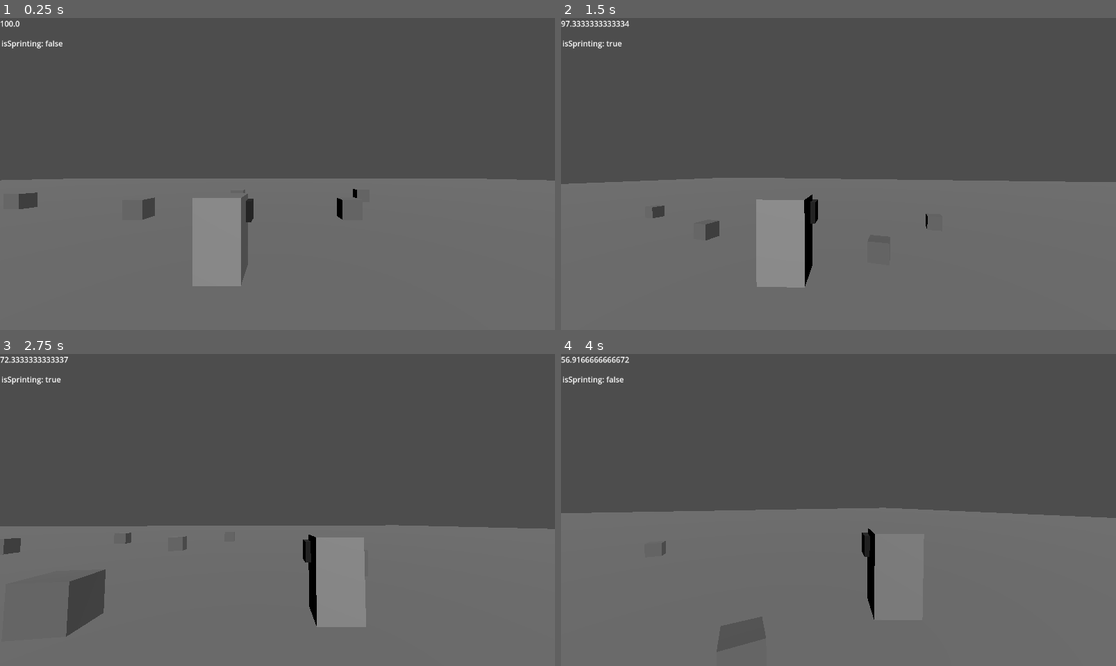
Above: before the commit, frames 1-4 (two rows, left to right).
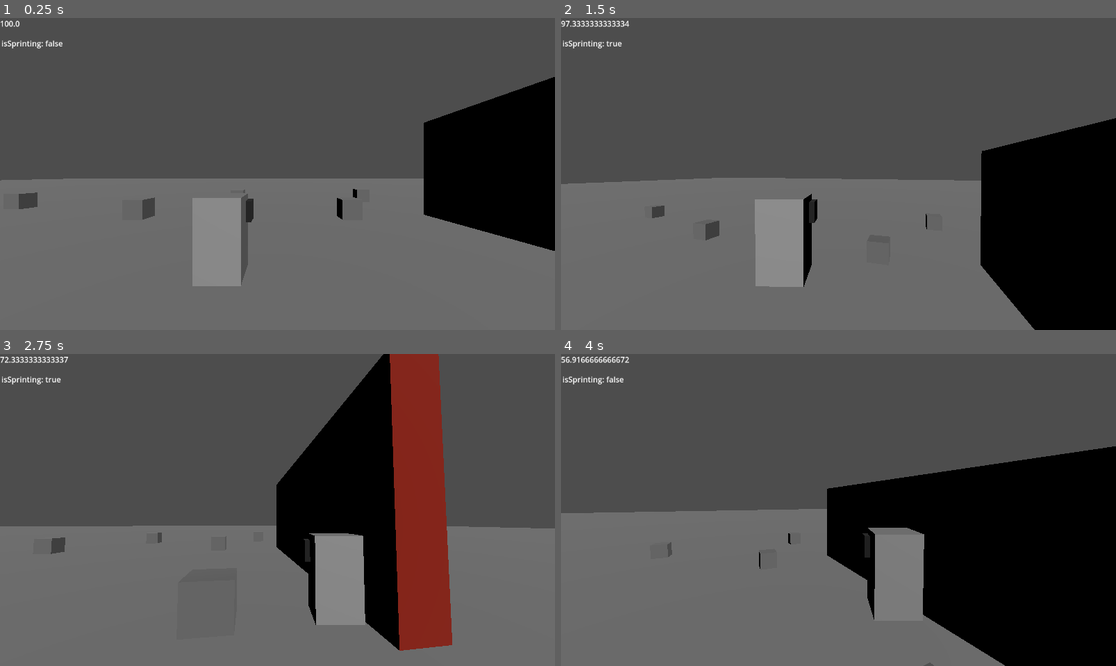
Above: after the commit, the same moments.

Repository: GustLSant/game-componentes
Game: Godot game, scene res://Main.tscn
Same seed, same stepped clock (60 frames per second), same inputs: the game is played once before the commit and once after it.
Inputs (mouse positions are in pixels of both pictures, inside the frame that each line leads up to):
- Up to frame 1 (0.25 s): no input
- Up to frame 2 (1.5 s): tap Enter at 0.5 s; move the mouse to (866, 174) at 0.52 s; hold D (MoveRight) 0.53-1.28 s; hold W (MoveFoward) 0.53-1.28 s; tap Space (Jump) at 0.77 s; move the mouse to (810, 174) at 1.27 s; hold S (MoveBackwards) from 1.28 s (still down); tap Shift (Sprint) at 1.35 s
- Up to frame 3 (2.75 s): tap Space (Jump) at 1.52 s; move the mouse to (288, 503) at 2.02 s; release S (MoveBackwards) at 2.03 s; hold D (MoveRight) from 2.03 s (still down); tap Alt (ToggleCameraSide) at 2.1 s
- Up to frame 4 (4 s): move the mouse to (832, 516) at 2.77 s; tap W (MoveFoward) at 2.85 s; tap Space (Jump) at 3.02, 3.77 s; move the mouse to (877, 513) at 3.52 s; release D (MoveRight) at 3.53 s; hold A (MoveLeft) from 3.53 s (still down); tap Shift (Sprint) at 3.6 s

The runs differ from the first frame. In frame 1, 10% of the frame differs, in the area x 76-100%, y 18-75%; in frame 2, 14%; in frame 3, 21%; in frame 4, 25%, in the area x 5-100%, y 29-100%.

Commit message:
test environment creation

Diff:
--- a/Components/ThirdPersonShooterPlayer/Camera.gd
+++ b/Components/ThirdPersonShooterPlayer/Camera.gd
@@ -23,7 +23,7 @@
 #region Head Bobbing
 const WALK_BOB_FREQUENCY:float = 0.007
 const RUN_BOB_FREQUENCY_MULTIPLIER:float = 3.0
-const MAX_BOB_AMPLITUDE:float = 0.05
+const MAX_BOB_AMPLITUDE:float = 0.035
 var currentBobAmplitude:float = 0.0
 #endregion
 
@@ -52,7 +52,7 @@
 func handleCameraCollision()->void:
 	if(raycast.is_colliding()):
 		var vecToCollPoint = raycast.get_collision_point() - raycast.global_position
-		camera.global_position = raycast.get_collision_point() - vecToCollPoint.normalized()*0.1
+		camera.global_position = raycast.get_collision_point() - vecToCollPoint.normalized()*0.2
 	else:
 		camera.global_position = raycast.global_position + raycast.global_transform.basis.z * raycast.target_position.z
 		pass
--- a/Main.tscn
+++ b/Main.tscn
@@ -13,6 +13,14 @@
 albedo_color = Color(0.412152, 0.412152, 0.412152, 1)
 
 [sub_resource type="BoxMesh" id="BoxMesh_r0du0"]
+
+[sub_resource type="BoxShape3D" id="BoxShape3D_uu6xs"]
+size = Vector3(1, 10.37, 13.65)
+
+[sub_resource type="StandardMaterial3D" id="StandardMaterial3D_r0du0"]
+albedo_color = Color(0.546849, 0.106131, 0, 1)
+
+[sub_resource type="BoxMesh" id="BoxMesh_cm0pq"]
 
 [node name="Main" type="Node3D"]
 script = ExtResource("1_2yxtq")
@@ -103,3 +111,16 @@
 transform = Transform3D(1, 0, 0, 0, 1, 0, 0, 0, 1, -10.6867, 0.5, -0.556103)
 material_override = SubResource("StandardMaterial3D_uu6xs")
 mesh = SubResource("BoxMesh_r0du0")
+
+[node name="StaticBody3D" type="StaticBody3D" parent="."]
+transform = Transform3D(1, 0, 0, 0, 1, 0, 0, 0, 1, 10, 0, 0)
+collision_layer = 2
+collision_mask = 0
+
+[node name="CollisionShape3D" type="CollisionShape3D" parent="StaticBody3D"]
+shape = SubResource("BoxShape3D_uu6xs")
+
+[node name="MeshInstance3D" type="MeshInstance3D" parent="StaticBody3D"]
+transform = Transform3D(1, 0, 0, 0, 9.37, 0, 0, 0, 13.635, 0, 0.5, 0)
+material_override = SubResource("StandardMaterial3D_r0du0")
+mesh = SubResource("BoxMesh_cm0pq")
Not shown: 1 places in Main.tscn that only renumber resources
